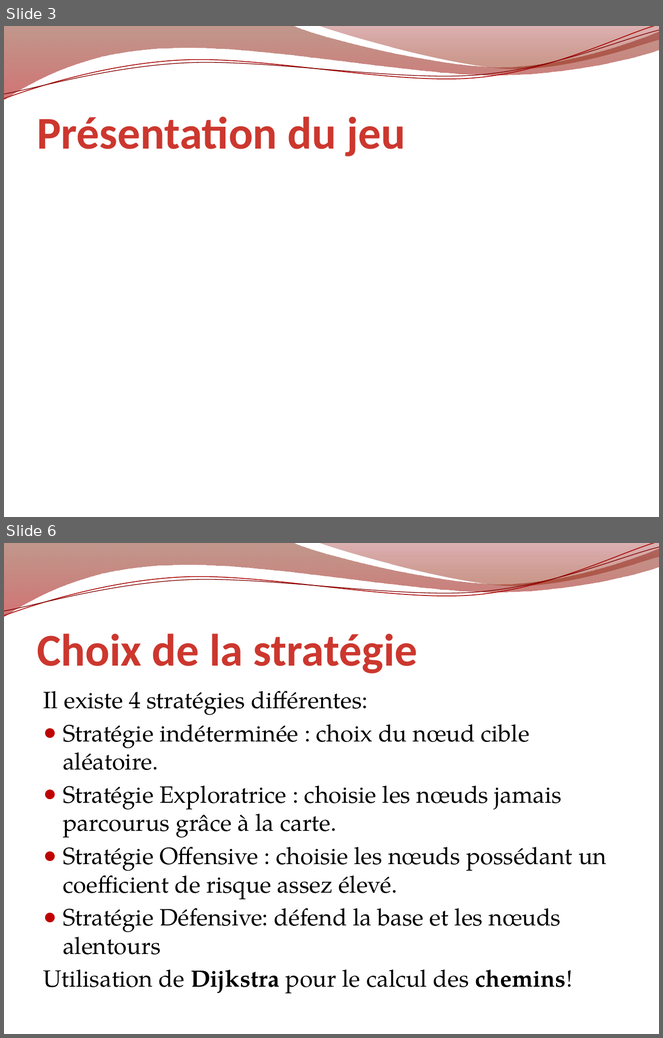
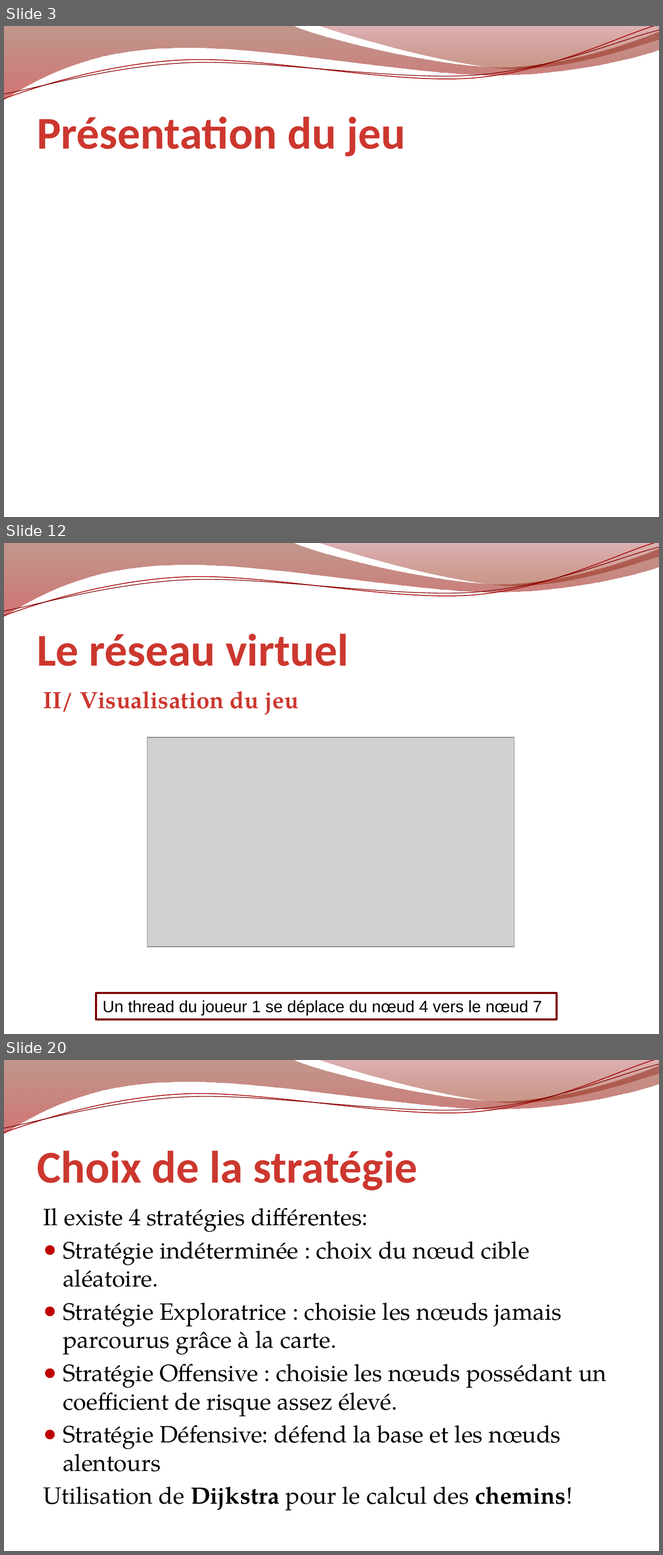
Before and after one commit to erz/voogle, a slide deck: doc/Voogle.pptx. Shown one above the other, each under a label of ours: slides 3 and 6 before the commit, slides 3, 12 and 20 after it; the slides between them are not shown. The pictures are 663x1038 and 663x1555 pixels, drawn with LibreOffice and Linux fonts; fonts in the diff are those of the drawing; grey boxes stand for pictures; background and template pictures are left out. Boxes give left, top, right and bottom in pixels: in the first picture for what was removed or moved away, otherwise in the second. Text is boxed around its words. In the diff, an @@ line names an element or a change of style, - is before the commit and + after.

```diff
--- a/doc/Voogle.pptx
+++ b/doc/Voogle.pptx
@@ slide 12 added at <box>4,543,659,1034</box>, background picture (left out); not listed: 4 template elements that a slide beside it also shows @@
@@ title added at <box>37,633,349,666</box>, 50 pt, text gradient #501100 to #CC372E to #F9EEEE, bold @@
+Le réseau virtuel
@@ text added at <box>43,691,299,715</box>, 26 pt, text gradient #501100 to #CC372E to #F9EEEE, bold @@
+II/ Visualisation du jeu
@@ picture added at <box>148,737,515,947</box> @@
@@ rectangle added at <box>97,994,557,1020</box>, fill #FFFFFF, outline #7F0000 2 pt, 18 pt, text #000000 @@
+Un thread du joueur 1 se déplace du nœud 4 vers le nœud 7
@@ what was slide 6 is now slide 20 @@
```
Also in this commit, not shown: 14 other slides added, 1 slide removed.
